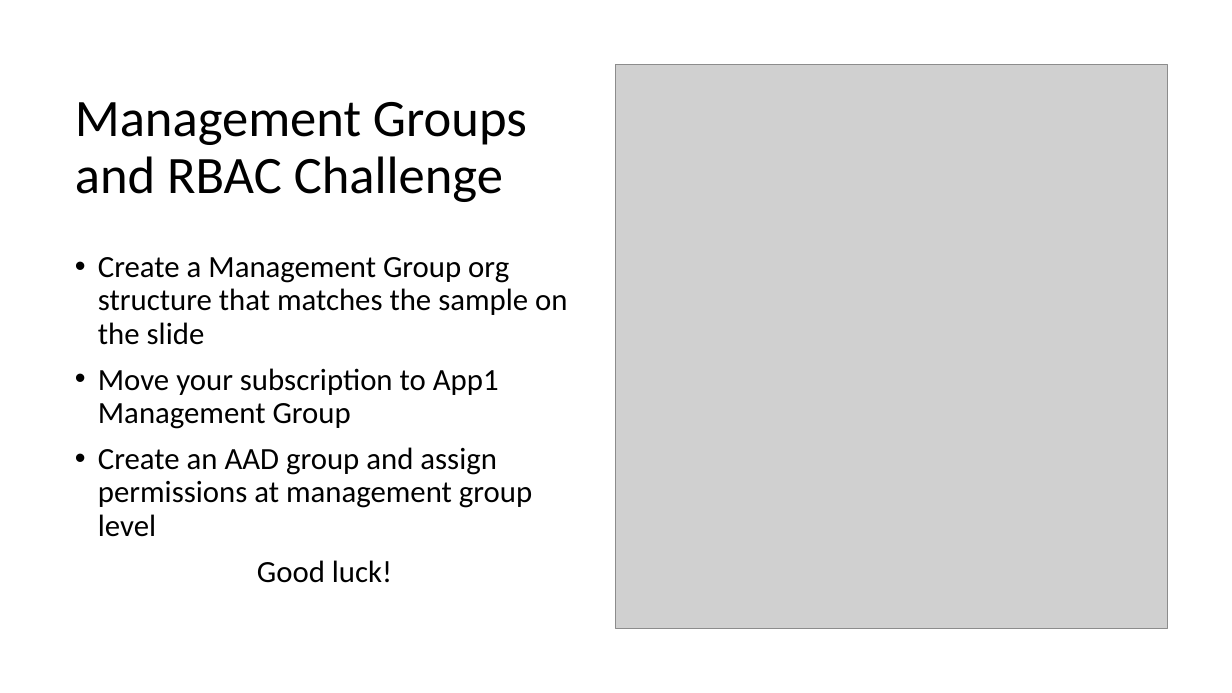
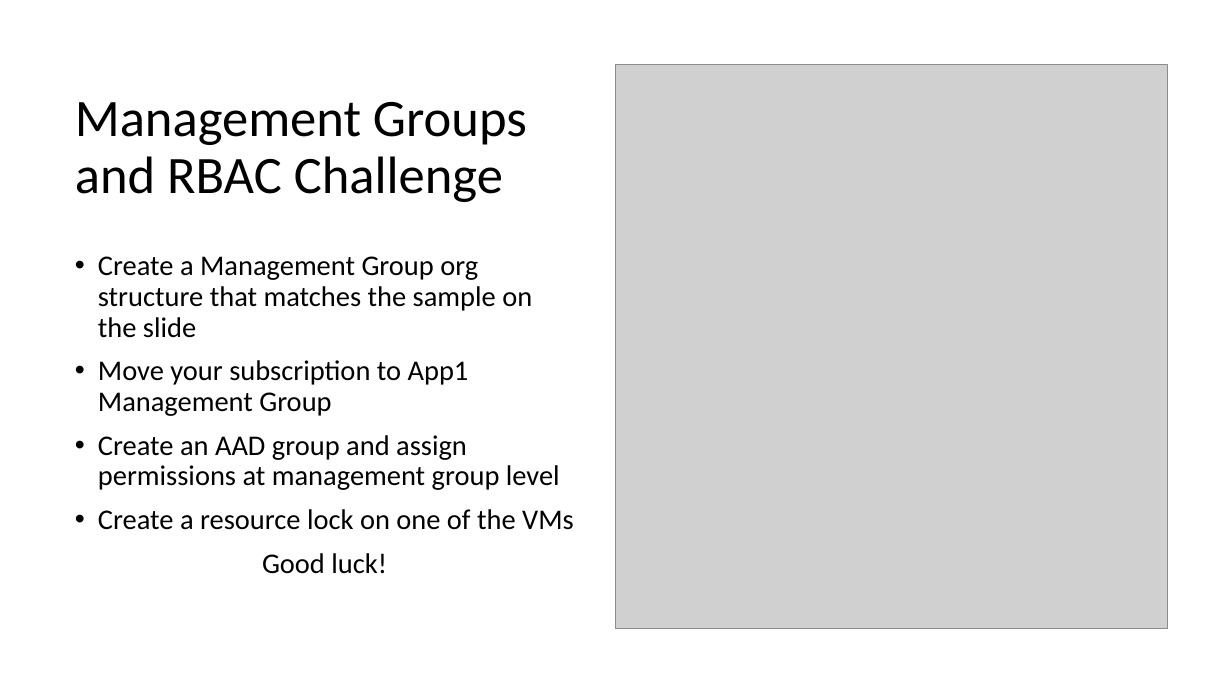
Before and after one commit to TheModin/AzureGovernance, a slide deck: slide 3 of Azure Governance Hack.pptx. Drawn at 1232x693 pixels with LibreOffice and Linux fonts; fonts in the diff are those of the drawing; grey boxes stand for pictures. Boxes give left, top, right and bottom in pixels: in the first picture for what was removed or moved away, otherwise in the second. Text is boxed around its words. In the diff, an @@ line names an element or a change of style, - is before the commit and + after.

```diff
--- a/Azure Governance Hack.pptx
+++ b/Azure Governance Hack.pptx
@@ text at <box>98,256,560,574</box>: size 24 to 22.2 pt in "Create a Management Group org structure that ...", "Move your subscription to App1 Management Group", "Create an AAD group and assign permissions ...", "Good luck!" @@
@@ text at <box>98,509,574,530</box>: paragraph added @@
+• Create a resource lock on one of the VMs
```
Also in this commit, not shown: 2 other slides changed.
